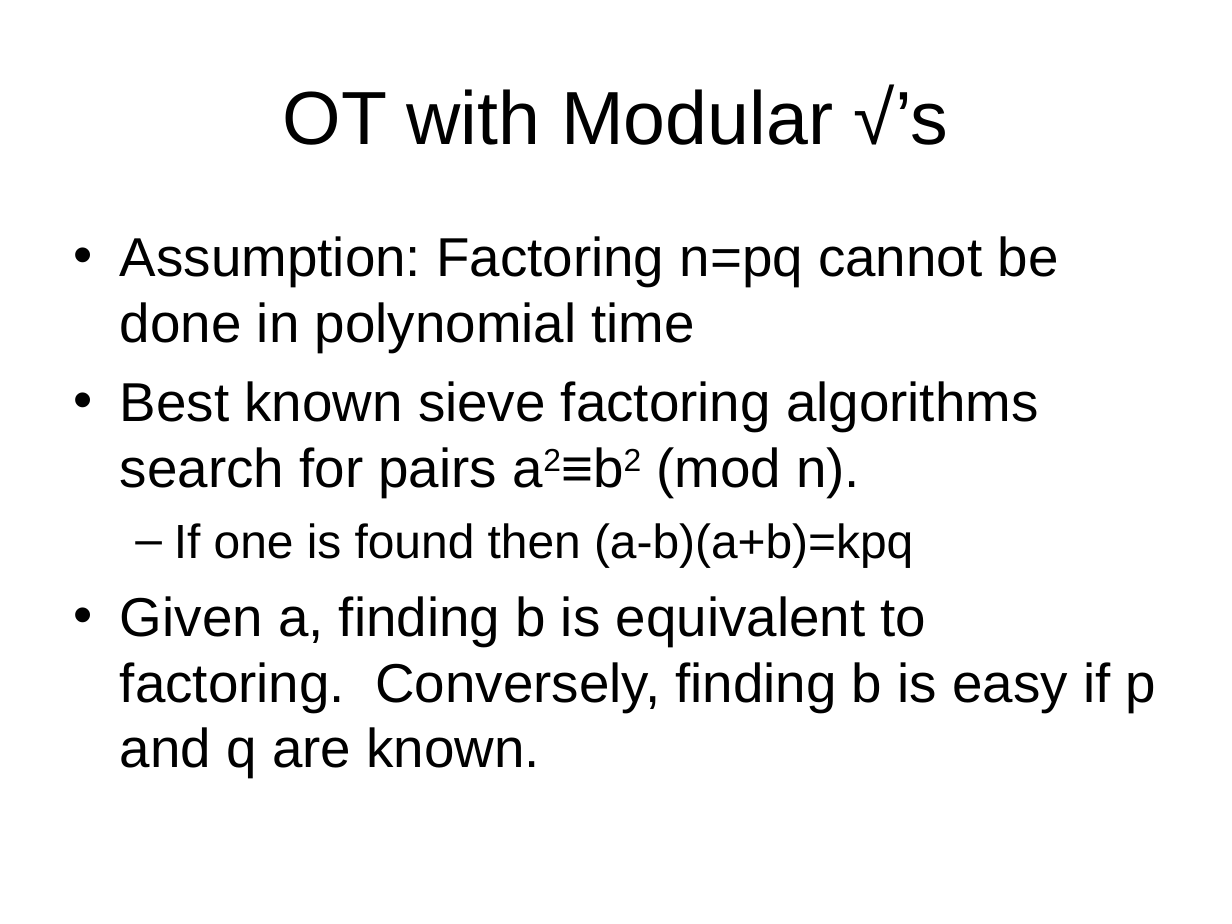
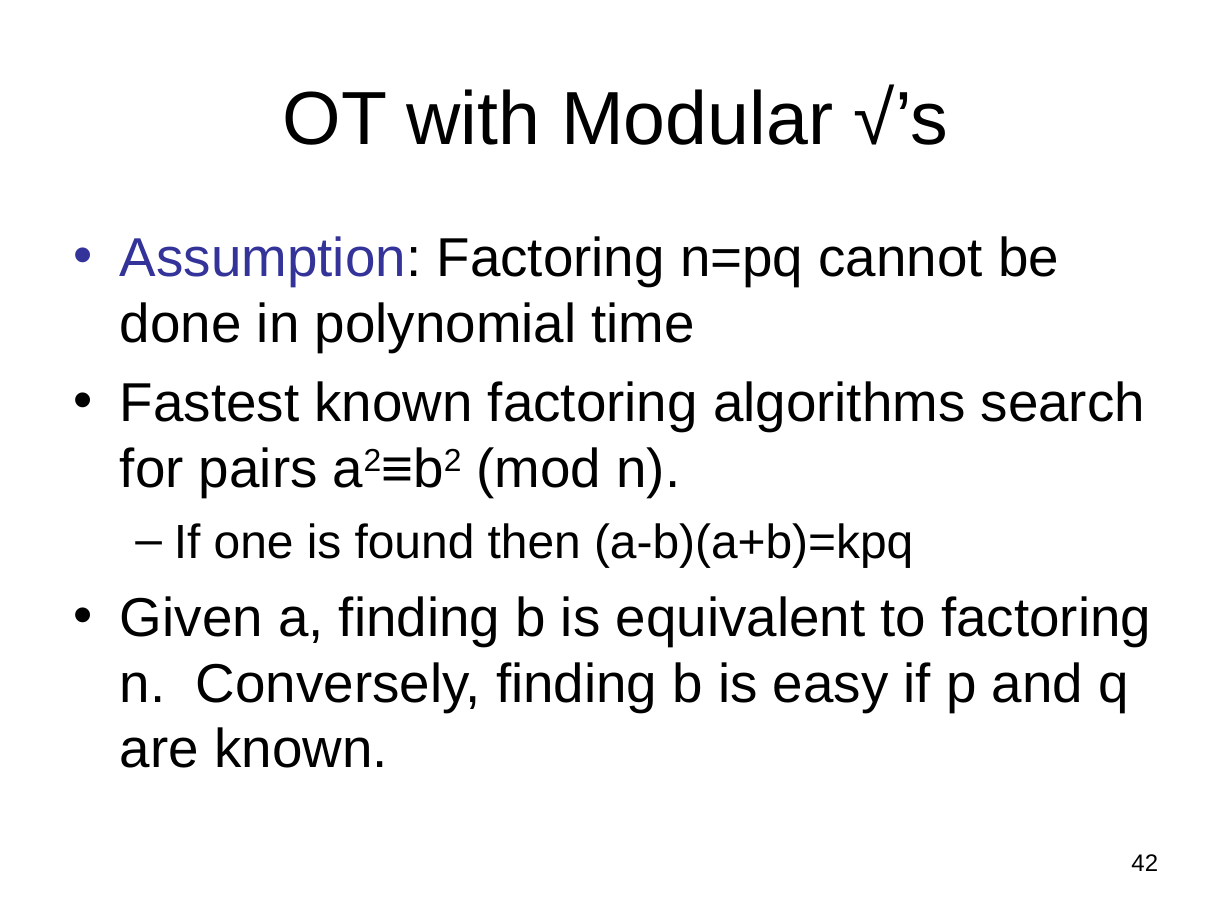
Before and after one commit to lpkruger/sfe-tools, a slide deck: slide 42 of prelim/Prelim-talk.ppt (slide 30 before the commit). Drawn at 1232x924 pixels with LibreOffice and Linux fonts; fonts in the diff are those of the drawing. Boxes give left, top, right and bottom in pixels: in the first picture for what was removed or moved away, otherwise in the second. Text is boxed around its words. In the diff, an @@ line names an element or a change of style, - is before the commit and + after.

Commit message:
fix typo and more work on slides

```diff
--- a/prelim/Prelim-talk.ppt
+++ b/prelim/Prelim-talk.ppt
@@ text at (120, 236, 1059, 352): text colour #000000 to #333399 in "Assumption:"; bullet colour #000000 to #333399 @@
@@ text at (120, 381, 1145, 497): text changed @@
-• Best known sieve factoring algorithms search for pairs a2≡b2 (mod n).
+• Fastest known factoring algorithms search for pairs a2≡b2 (mod n).
@@ text at (120, 596, 1151, 768): text changed @@
-• Given a, finding b is equivalent to factoring. Conversely, finding b is easy if p and q are known.
+• Given a, finding b is equivalent to factoring n. Conversely, finding b is easy if p and q are known.
@@ page number added at (1131, 854, 1158, 871), 14 pt, text #000000 @@
+42
```
Also in this commit, not shown: 35 other slides changed, 17 slides added, 3 slides removed, 2 other files.
